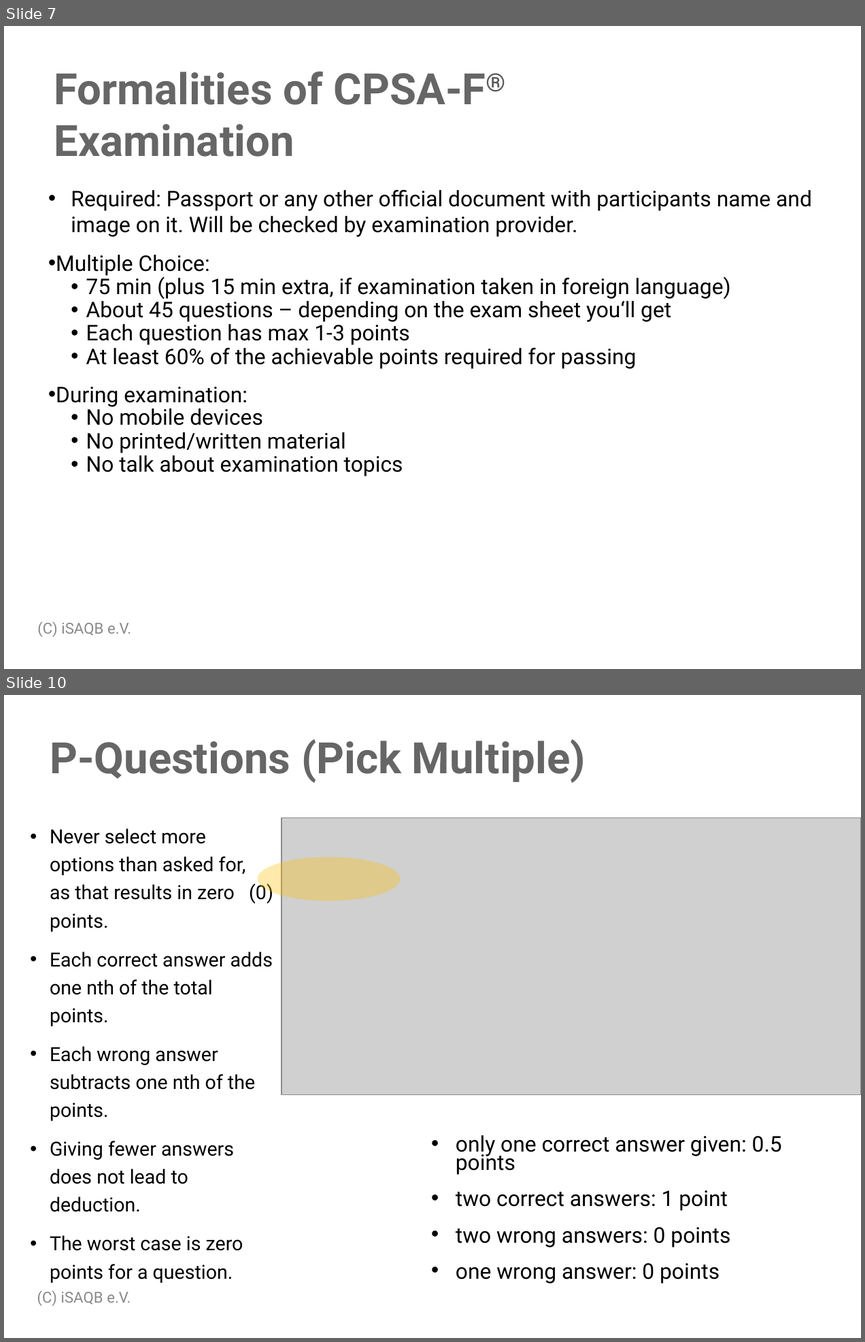
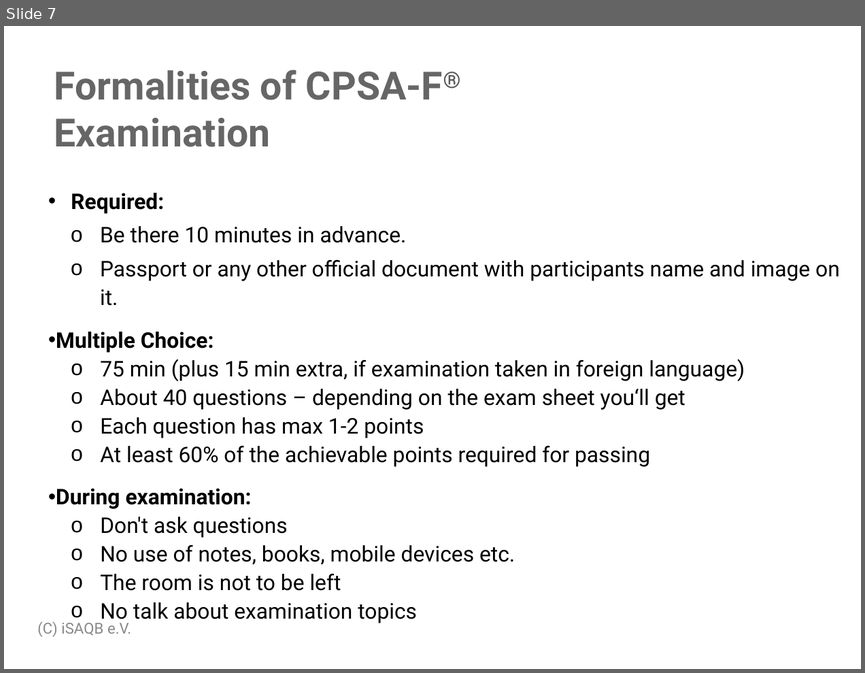
Before and after one commit to isaqb-org/examination-foundation, a slide deck: raw/examination_guide/Examination-Guide-EN.pptx. Shown one above the other, each under a label of ours: slides 7 and 10 before the commit, slide 7 after it; the slides between them are not shown. The pictures are 865x1342 and 865x673 pixels, drawn with LibreOffice and Linux fonts; fonts in the diff are those of the drawing; grey boxes stand for pictures; background and template pictures are left out. Boxes give left, top, right and bottom in pixels: in the first picture for what was removed or moved away, otherwise in the second. Text is boxed around its words. In the diff, an @@ line names an element or a change of style, - is before the commit and + after.

Commit message:
Update examination guide

```diff
--- a/raw/examination_guide/Examination-Guide-EN.pptx
+++ b/raw/examination_guide/Examination-Guide-EN.pptx
@@ slide 10 removed at [4, 695, 861, 1338], background #FFFFFF @@
@@ title removed at [50, 739, 585, 783] @@
-P-Questions (Pick Multiple)
@@ text removed at [50, 828, 273, 1283] @@
-• Never select more options than asked for, as that results in zero (0) points.
-• Each correct answer adds one nth of the total points.
-• Each wrong answer subtracts one nth of the points.
-• Giving fewer answers does not lead to deduction.
-• The worst case is zero points for a question.
@@ picture removed at [281, 818, 861, 1095] @@
@@ freeform shape removed at [258, 857, 400, 900] @@
@@ text removed at [456, 1135, 782, 1283] @@
-• only one correct answer given: 0.5 points
-• two correct answers: 1 point
-• two wrong answers: 0 points
-• one wrong answer: 0 points
@@ text removed at [37, 1290, 130, 1306] @@
-(C) iSAQB e.V.
@@ slide 7 changed as well @@
@@ title "Formalities of CPSA-F® Examination" at [54, 70, 443, 147]: size 40 to 36 pt @@
@@ text at [71, 193, 840, 305]: text changed @@
-• Required: Passport or any other official document with participants name and image on it. Will be checked by examination provider.
+• Required:
+  o Be there 10 minutes in advance.
+  o Passport or any other official document with participants name and image on it.
@@ text at [56, 331, 745, 624]: bold on in "Multiple Choice:", "During examination:"; line spacing 1 to 1.1; bullet • to o; line spacing 0.9 to 1.1 @@
@@ text at [100, 388, 685, 438]: text changed @@
-  • About 45 questions – depending on the exam sheet you‘ll get
-  • Each question has max 1-3 points
+  o About 40 questions – depending on the exam sheet you‘ll get
+  o Each question has max 1-2 points
@@ text at [100, 516, 515, 590]: text changed @@
-  • No mobile devices
-  • No printed/written material
+  o Don't ask questions
+  o No use of notes, books, mobile devices etc.
+  o The room is not to be left
```
Also in this commit, not shown: 8 other slides changed, 16 slides added, 2 other slides removed, 1 other file.
